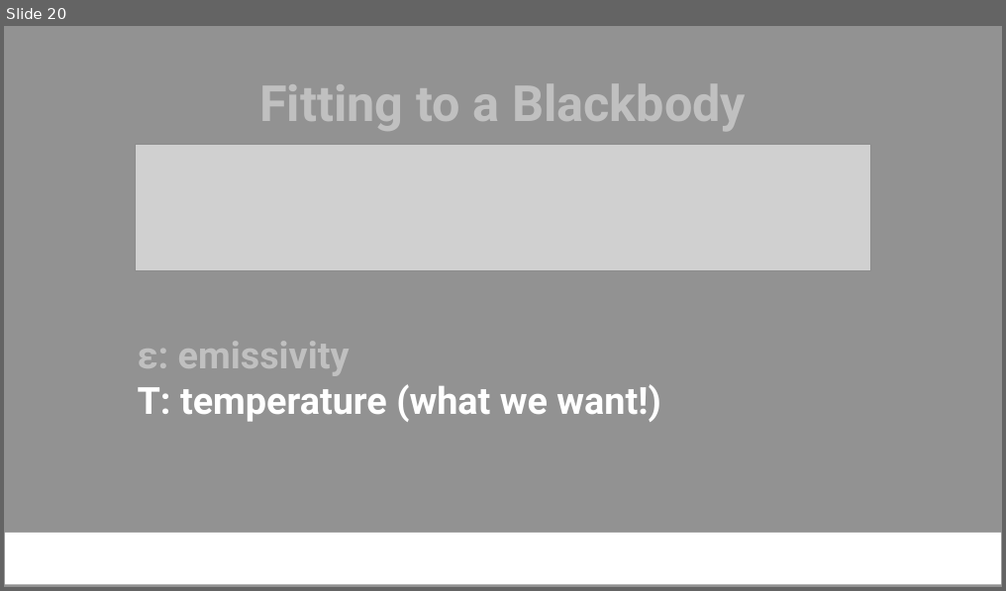
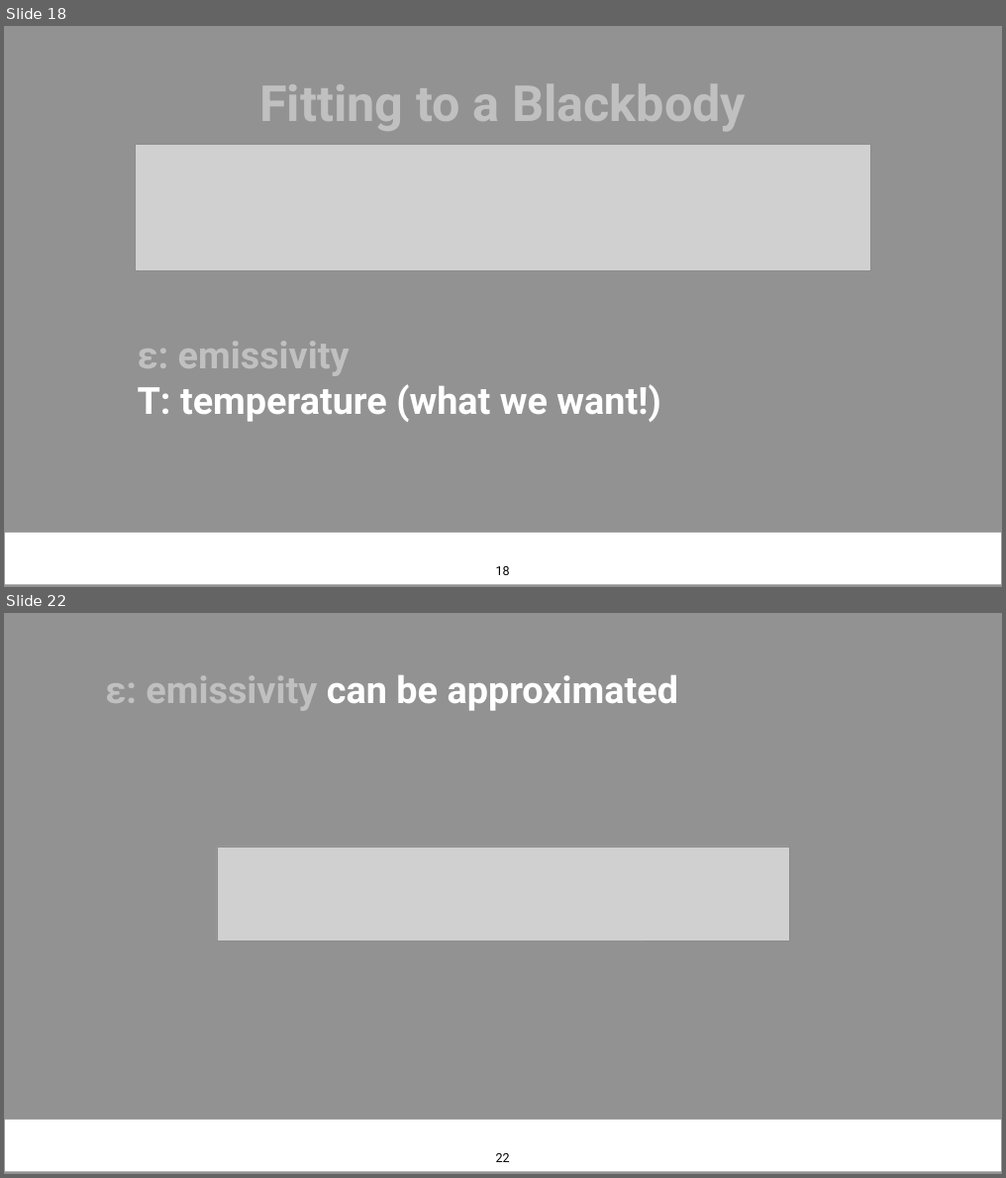
Before and after one commit to NamanJParikh/reu2024-hyperspectral-camera, a slide deck: presentation/REU Presentation (2024) template.pptx. Shown one above the other, each under a label of ours: slide 20 before the commit, slides 18 and 22 after it; the slides between them are not shown. The pictures are 1006x591 and 1006x1178 pixels, drawn with LibreOffice and Linux fonts; fonts in the diff are those of the drawing; grey boxes stand for pictures; background and template pictures are left out. Boxes give left, top, right and bottom in pixels: in the first picture for what was removed or moved away, otherwise in the second. Text is boxed around its words. In the diff, an @@ line names an element or a change of style, - is before the commit and + after.

Commit message:
Made emissivity model slides

```diff
--- a/presentation/REU Presentation (2024) template.pptx
+++ b/presentation/REU Presentation (2024) template.pptx
@@ slide 22 added at (4, 613, 1002, 1174), background #929292; not listed: 1 template element that a slide beside it also shows @@
@@ text added at (105, 675, 679, 711), 72 pt, text #FFFFFF, bold @@
+ε: emissivity can be approximated
@@ picture added at (217, 847, 789, 941) @@
@@ page number added at (496, 1154, 510, 1162), 24 pt, text #000000 @@
+22
@@ what was slide 20 is now slide 18 @@
@@ slide 18 changed as well @@
@@ page number added at (496, 567, 510, 575), 24 pt, text #000000 @@
+18
```
Also in this commit, not shown: 17 other slides changed, 5 other slides added, 3 slides removed.
